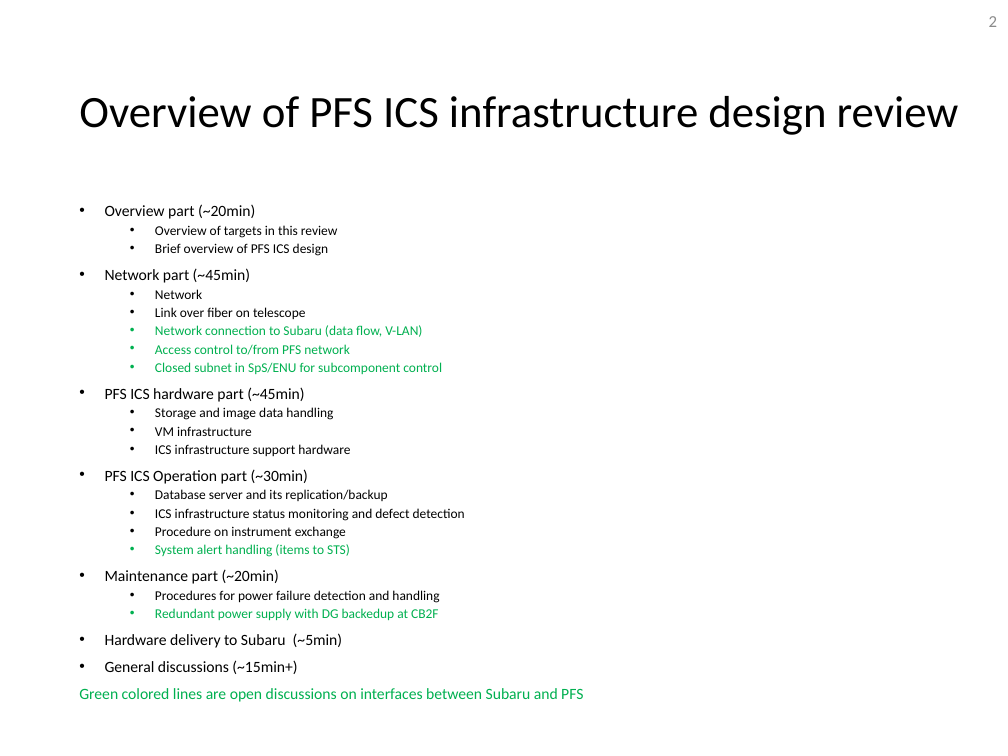
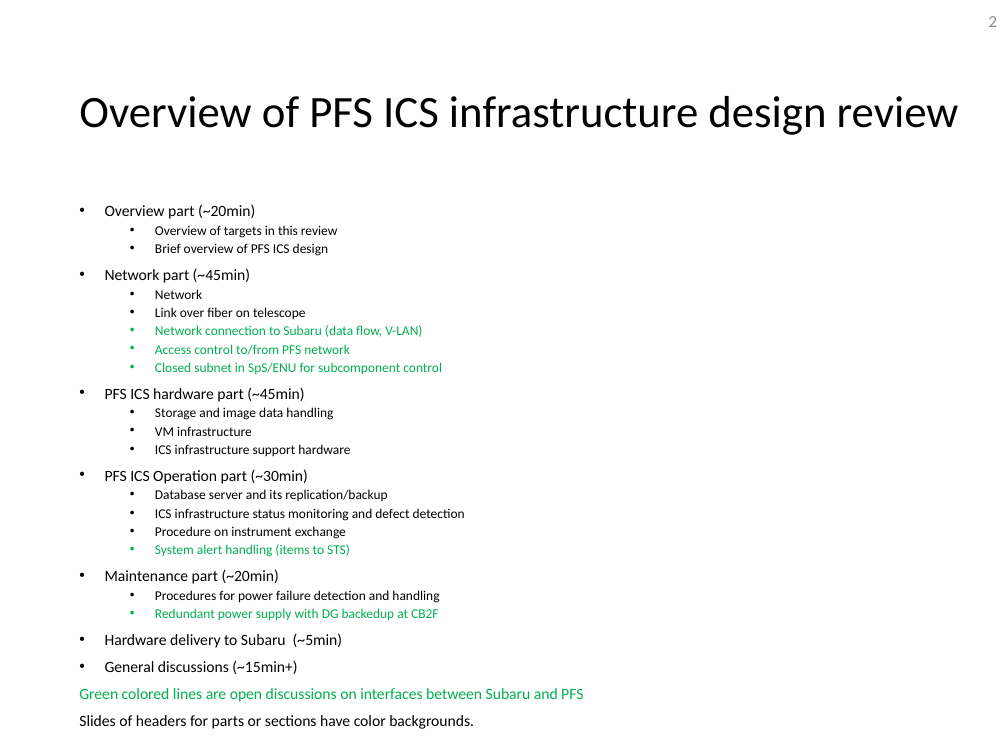
Before and after one commit to Subaru-PFS/ics_doc, a slide deck: slide 2 of SSN-00029.pptx. Drawn at 1008x756 pixels with LibreOffice and Linux fonts; fonts in the diff are those of the drawing. Boxes give left, top, right and bottom in pixels: in the first picture for what was removed or moved away, otherwise in the second. Text is boxed around its words. In the diff, an @@ line names an element or a change of style, - is before the commit and + after.

Commit message:
Final version to be used at review meeting.

```diff
--- a/SSN-00029.pptx
+++ b/SSN-00029.pptx
@@ text at (79, 715, 474, 729): paragraph added @@
+Slides of headers for parts or sections have color backgrounds.
```
Also in this commit, not shown: 10 other slides changed.
